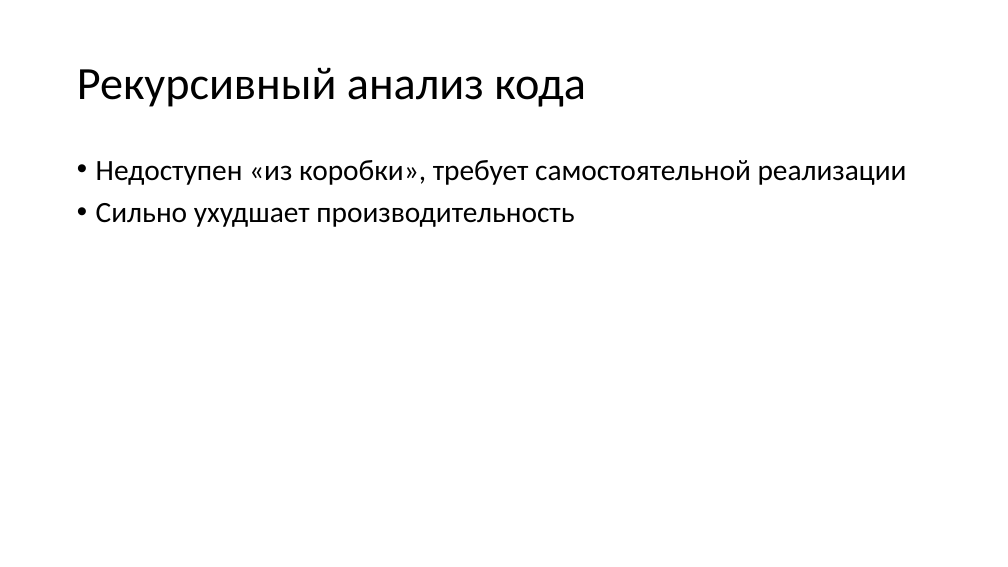
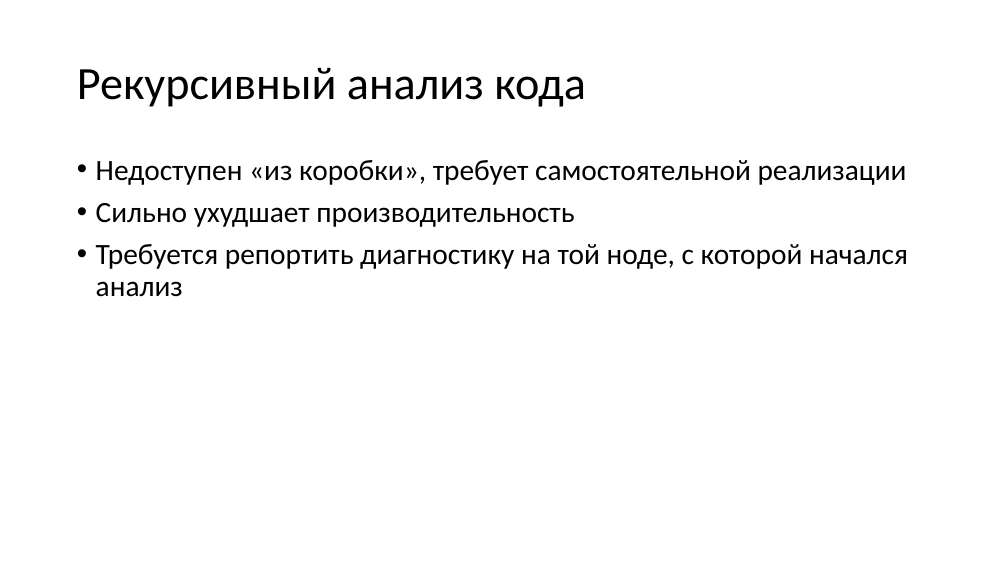
Before and after one commit to dropsonic/dotNext2019_slides, a slide deck: slide 40 of Roslyn - mastering static code analysis.pptx (slide 34 before the commit). Drawn at 1008x567 pixels with LibreOffice and Linux fonts; fonts in the diff are those of the drawing. Boxes give left, top, right and bottom in pixels: in the first picture for what was removed or moved away, otherwise in the second. Text is boxed around its words. In the diff, an @@ line names an element or a change of style, - is before the commit and + after.

```diff
--- a/Roslyn - mastering static code analysis.pptx
+++ b/Roslyn - mastering static code analysis.pptx
@@ text at [96, 244, 908, 297]: paragraph added @@
+• Требуется репортить диагностику на той ноде, с которой начался анализ
```
Also in this commit, not shown: 9 other slides changed, 18 slides added, 8 slides removed, 3 other files.
